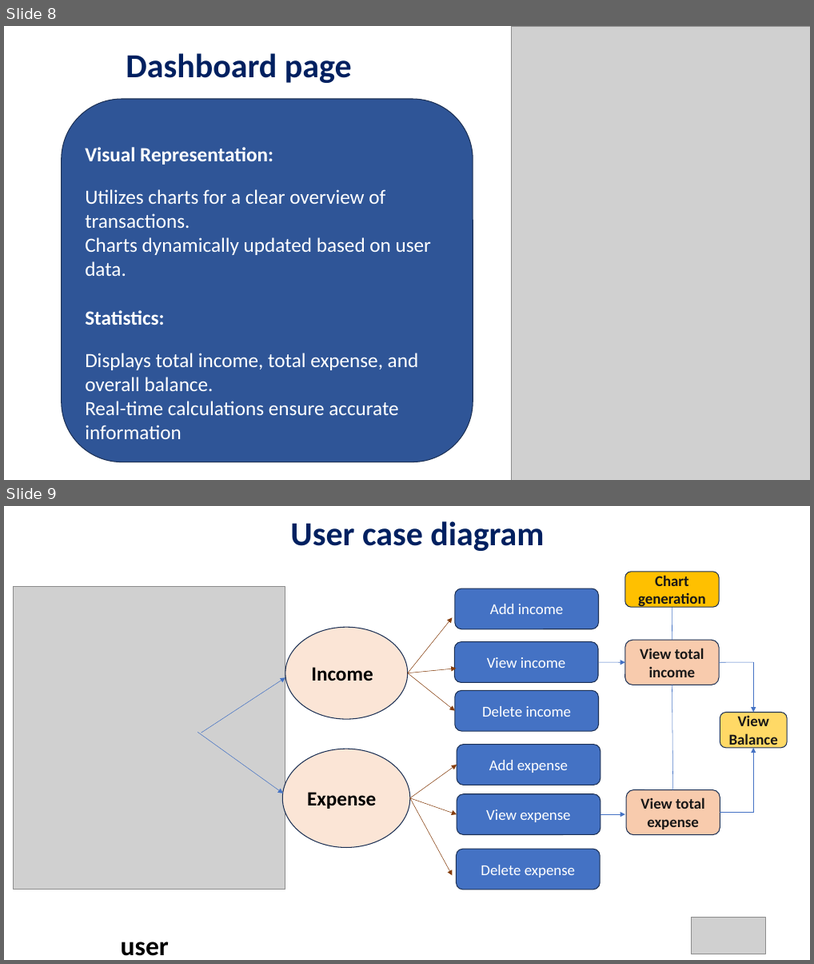
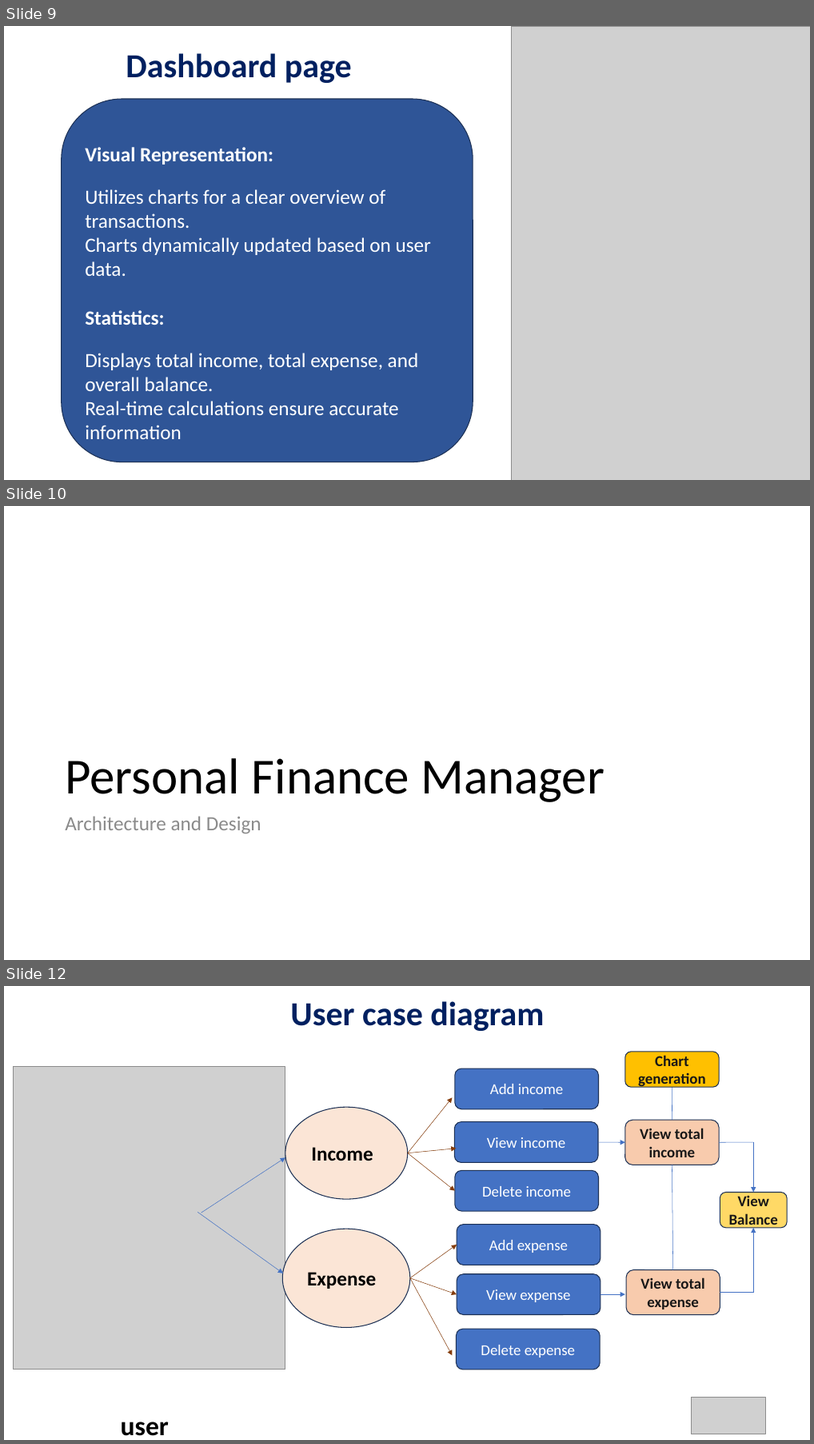
Before and after one commit to AitrichAcademyMeanStack/personal-finance-manager-workshop-ppts, a slide deck: WORKSHOP_INTRO/mean-finance-manager-workshop-intro.pptx. Shown one above the other, each under a label of ours: slides 8 and 9 before the commit, slides 9, 10 and 12 after it; the slides between them are not shown. The pictures are 814x964 and 814x1444 pixels, drawn with LibreOffice and Linux fonts; fonts in the diff are those of the drawing; grey boxes stand for pictures. Boxes give left, top, right and bottom in pixels: in the first picture for what was removed or moved away, otherwise in the second. Text is boxed around its words. In the diff, an @@ line names an element or a change of style, - is before the commit and + after.

```diff
--- a/WORKSHOP_INTRO/mean-finance-manager-workshop-intro.pptx
+++ b/WORKSHOP_INTRO/mean-finance-manager-workshop-intro.pptx
@@ slide 10 added at <box>4,506,810,960</box>, background #FFFFFF @@
@@ title added at <box>65,758,606,802</box>, 60 pt, text #000000 @@
+Personal Finance Manager
@@ text added at <box>65,816,262,833</box>, 24 pt, text #8C8C8C @@
+Architecture and Design
@@ what was slide 8 is now slide 9 @@
@@ what was slide 9 is now slide 12 @@
```
Also in this commit, not shown: 3 slides changed, 3 other slides added, 4 slides removed, 4 other files.
